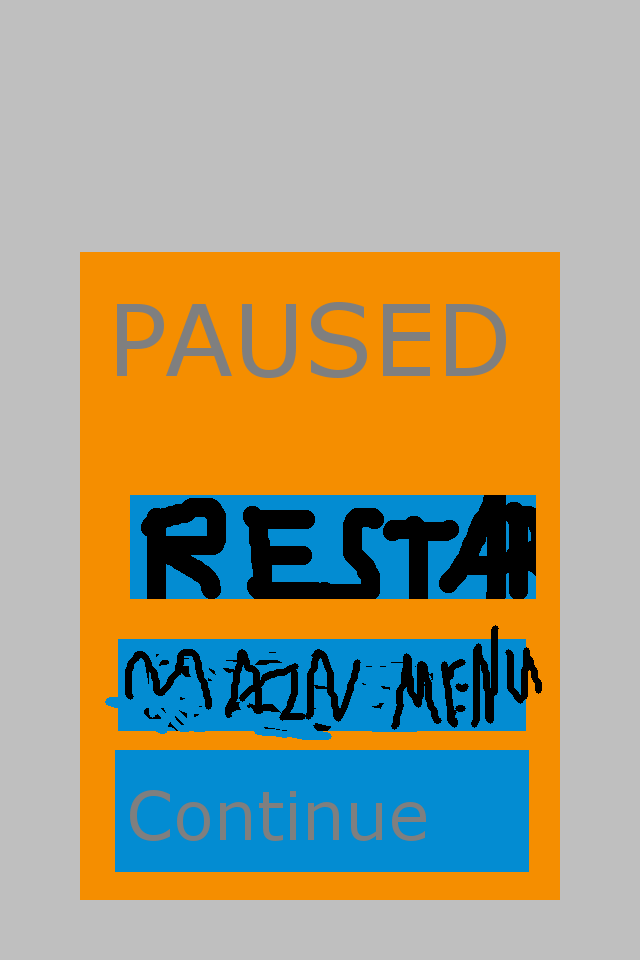
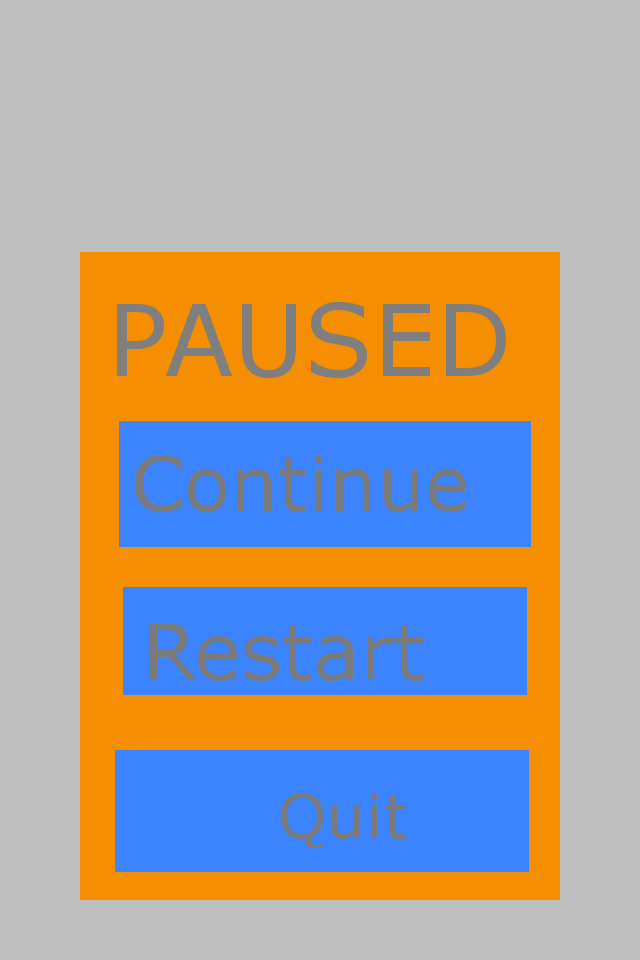
Comparing the layer stacks of the two 640 × 960 images. Changes:
renamed "resart" to "Quit", painted on it over (130, 455, 536, 847)
removed layer "exit" over (105, 625, 542, 740)
painted on "menuu" over (115, 421, 531, 872)
